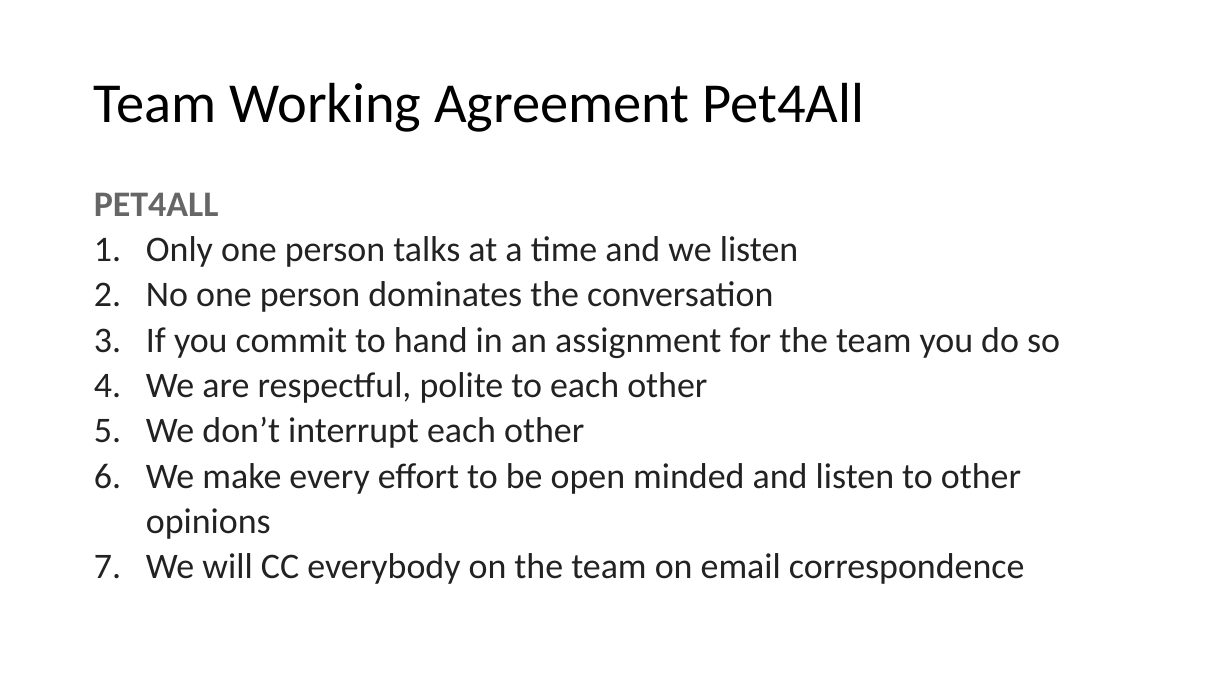
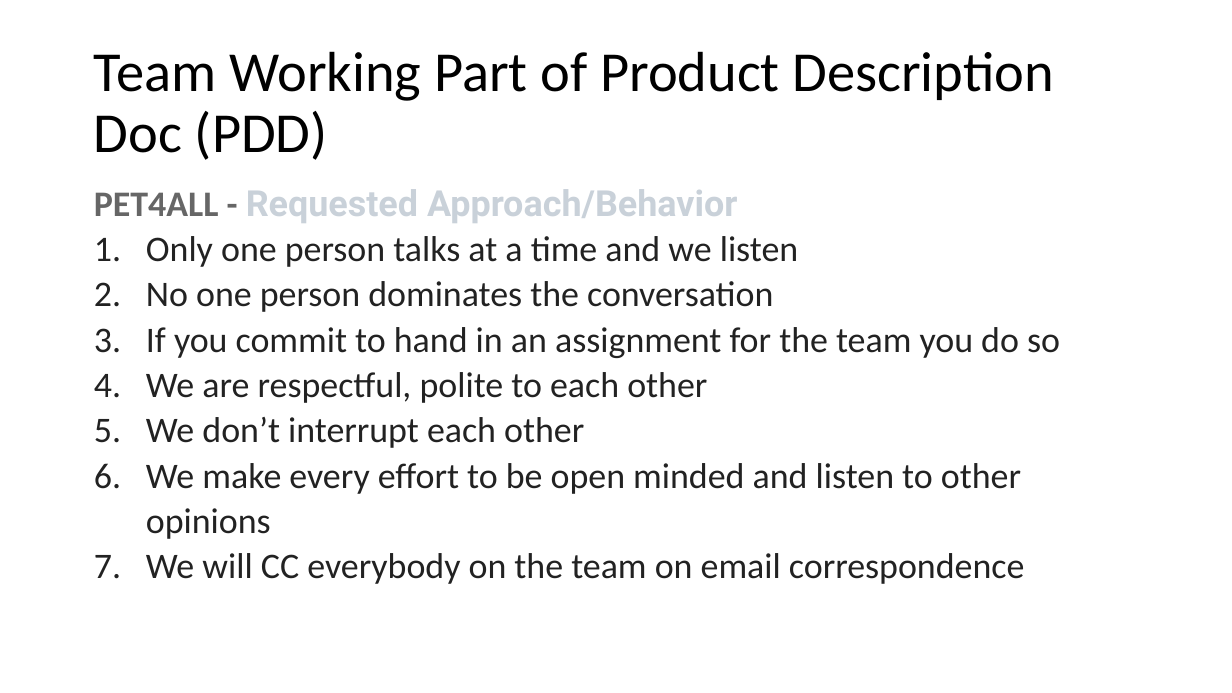
Before and after one commit to mschray/IPro497Sample, a slide deck: slide 4 of Course Content/Responsible Teaming.pptx. Drawn at 1232x693 pixels with LibreOffice and Linux fonts; fonts in the diff are those of the drawing. Boxes give left, top, right and bottom in pixels: in the first picture for what was removed or moved away, otherwise in the second. Text is boxed around its words. In the diff, an @@ line names an element or a change of style, - is before the commit and + after.

Commit message:
Add files via upload
Changes to support the revised Product Description Doc

```diff
--- a/Course Content/Responsible Teaming.pptx
+++ b/Course Content/Responsible Teaming.pptx
@@ title at [94,51,1054,160]: text changed @@
-Team Working Agreement Pet4All
+Team Working Part of Product Description Doc (PDD)
@@ text at [94,189,737,223]: text changed; font Calibri to Roboto; text colour #666666 to #C9D1D9 @@
-PET4ALL
+PET4ALL - Requested Approach/Behavior
```
